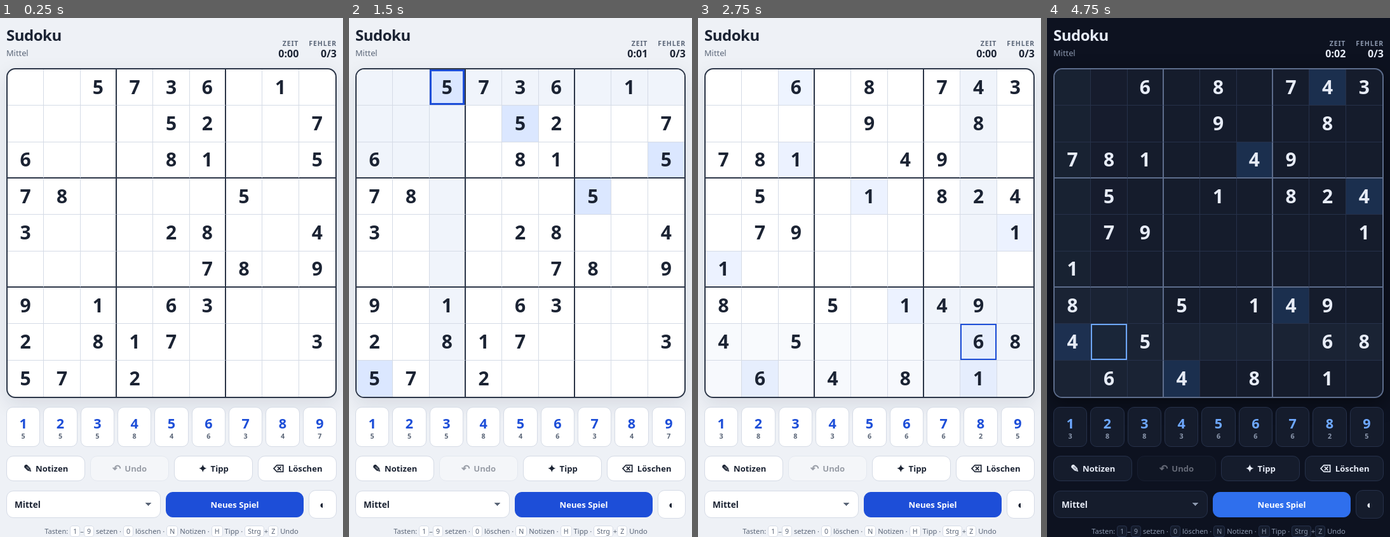
Above: before the commit, frames 1-4 (left to right).
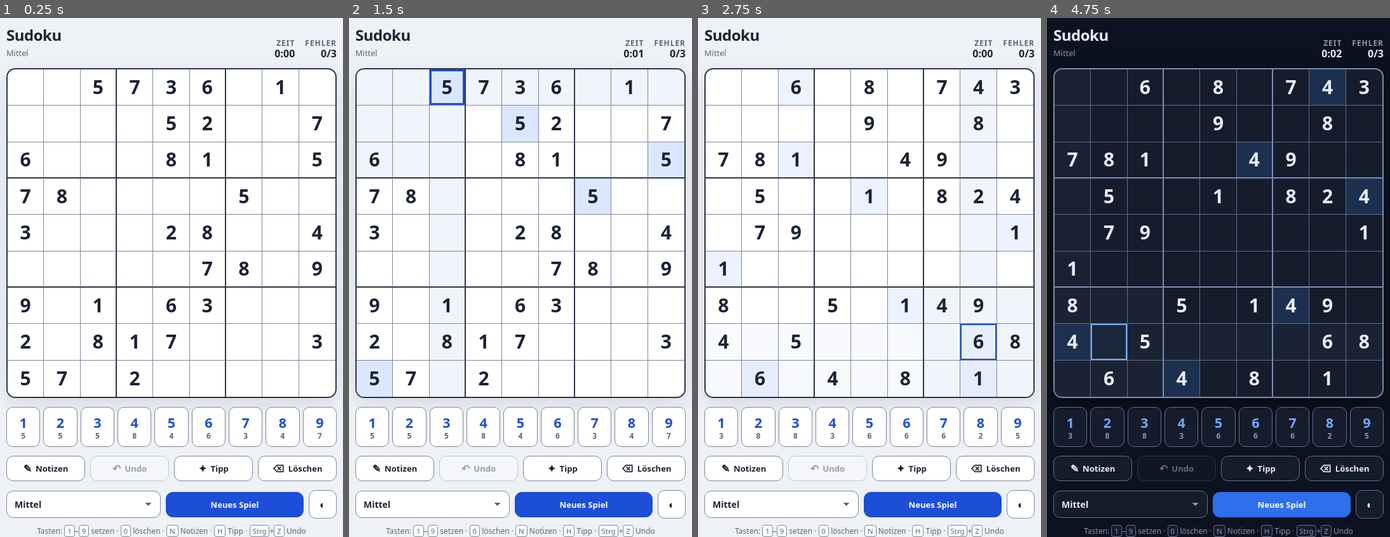
Above: after the commit, the same moments.

Repository: mayd1981/Sudokumay
Game: browser game, page sudoku.html
The game is run twice, just before and just after one commit, with the same random seed, the same clock (stepped at 60 frames per second) and the same inputs.
Inputs:
- Up to frame 1 (0.25 s): no input
- Up to frame 2 (1.5 s): hold Right from 1.03 s (still down); tap Space at 1.1 s
- Up to frame 3 (2.75 s): release Right at 1.53 s; hold Down 1.58-1.85 s; tap Space at 1.6, 2.1, 2.6 s; hold Left 1.9-2.47 s; click "Neues Spiel" at 2.02 s; hold Up from 2.52 s (still down)
- Up to frame 4 (4.75 s): release Up at 2.82 s; hold Right 2.87-3.53 s; tap Space every 0.5 s from 3.1 to 4.6 s; hold Up 3.58-3.82 s; hold Left 3.87-4.3 s; hold Down 4.35-4.68 s; click "◐" at 4.52 s; hold Right from 4.73 s (still down)

The runs differ from the first frame. In frame 1, 3.2% of the frame differs, in the area x 1-99%, y 4-100%; in frame 2, 3.2%; in frame 3, 3.3%; in frame 4, 5.0%.

Commit message:
fix: MEDIUM interface findings beheben

Diff:
--- a/sudoku.html
+++ b/sudoku.html
@@ -11,7 +11,7 @@
     --panel:#ffffff;
     --text:#1b2333;
     --muted:#5b6678;
-    --line:#d5dbe6;
+    --line:#7f8797;
     --line-strong:#2c3648;
     --accent:#1d4ed8;
     --accent-solid:#1d4ed8;
@@ -31,8 +31,8 @@
     --panel:#151c2c;
     --text:#e7ecf7;
     --muted:#8b97ad;
-    --line:#26314a;
-    --line-strong:#5d6d8c;
+    --line:#5f6f88;
+    --line-strong:#7c8db0;
     --accent:#6ea8ff;
     --accent-solid:#2f6fed;
     --accent-solid-hover:#2a63d8;
@@ -50,6 +50,10 @@
   *{box-sizing:border-box}
   [hidden]{display:none !important}
   .sr-only{position:absolute;width:1px;height:1px;padding:0;margin:-1px;overflow:hidden;clip:rect(0 0 0 0);white-space:nowrap;border:0}
+  .theme-switching,
+  .theme-switching *,
+  .theme-switching *::before,
+  .theme-switching *::after{transition:none !important}
   html,body{height:100%}
   body{
     margin:0;
@@ -70,7 +74,7 @@
   .brand .sub{font-size:.8rem;color:var(--muted);font-weight:500}
   .stats{display:flex;gap:16px}
   .stat{display:flex;flex-direction:column;align-items:flex-end;line-height:1.15}
-  .stat .k{font-size:.66rem;text-transform:uppercase;letter-spacing:.08em;color:var(--muted);font-weight:600}
+  .stat .k{font-size:.75rem;text-transform:uppercase;letter-spacing:.08em;color:var(--muted);font-weight:600}
   .stat .v{font-size:1rem;font-weight:700;font-variant-numeric:tabular-nums}
 
   /* ---------- board ---------- */
@@ -204,7 +208,7 @@
     transition:transform .08s,background .12s,border-color .12s,opacity .12s;
   }
   .pad-btn:active{transform:scale(.94)}
-  .pad-btn .cnt{font-size:.5em;font-weight:600;color:var(--muted);line-height:1;min-height:.6em}
+  .pad-btn .cnt{font-size:max(12px,.5em);font-weight:600;color:var(--muted);line-height:1;min-height:.6em}
   .pad-btn.done{opacity:.32;pointer-events:none}
 
   /* ---------- actions ---------- */
@@ -250,7 +254,7 @@
     background:var(--panel);
     color:var(--text);
     font-family:inherit;
-    font-size:.85rem;
+    font-size:.875rem;
     font-weight:600;
     cursor:pointer;
     appearance:none;
@@ -267,7 +271,7 @@
     font-size:1.05rem;
   }
 
-  .foot{text-align:center;font-size:.7rem;color:var(--muted);margin-top:-2px}
+  .foot{text-align:center;font-size:.75rem;color:var(--muted);margin-top:-2px;line-height:1.4}
   .foot kbd{
     font-family:inherit;font-size:.95em;
     background:var(--panel);border:1px solid var(--line);
@@ -280,8 +284,8 @@
     --panel:#fffdf7;
     --text:#3a2b1d;
     --muted:#7d5f45;
-    --line:#f0dcc0;
-    --line-strong:#c9a276;
+    --line:#a8875e;
+    --line-strong:#7f5f3a;
     --accent:#a84f00;
     --accent-solid:#a84f00;
     --accent-solid-hover:#b35400;
@@ -300,8 +304,8 @@
     --panel:#2c231a;
     --text:#f6e8d6;
     --muted:#b39a80;
-    --line:#423528;
-    --line-strong:#7a6144;
+    --line:#8a7050;
+    --line-strong:#a88e68;
     --accent:#ffb056;
     --accent-solid:#a84f00;
     --accent-solid-hover:#b35400;
@@ -326,11 +330,10 @@
   [data-kid="true"] .cell{font-weight:700}
 
   @media (max-width:400px){
-    .btn{font-size:.72rem;padding:10px 4px;gap:0}
+    .btn{font-size:.75rem;padding:10px 4px;gap:0}
     .btn .ico{display:none}
     .actions{gap:6px}
     .pad{gap:4px}
-    .foot{font-size:.64rem}
   }
 
   @media (prefers-reduced-motion: no-preference){
@@ -663,6 +666,16 @@
     if (liveEl) liveEl.textContent = message;
   }
 
+  function suppressTransitions() {
+    document.documentElement.classList.add('theme-switching');
+    void document.documentElement.offsetWidth;
+    requestAnimationFrame(function () {
+      requestAnimationFrame(function () {
+        document.documentElement.classList.remove('theme-switching');
+      });
+    });
+  }
+
   function render() {
     if (!state) return;
     var variant = currentVariant();
@@ -1030,6 +1043,7 @@
 
   function applyVariantUI(variantKey) {
     var variant = VARIANTS[variantKey] || VARIANTS.mittel;
+    suppressTransitions();
     if (variant.kid) document.documentElement.setAttribute('data-kid', 'true');
     else document.documentElement.removeAttribute('data-kid');
 
@@ -1150,6 +1164,7 @@
   themeBtn.addEventListener('click', function () {
     var cur = document.documentElement.getAttribute('data-theme');
     var next = cur === 'dark' ? 'light' : 'dark';
+    suppressTransitions();
     document.documentElement.setAttribute('data-theme', next);
     try { localStorage.setItem('sudoku.theme', next); } catch (e) {}
   });
